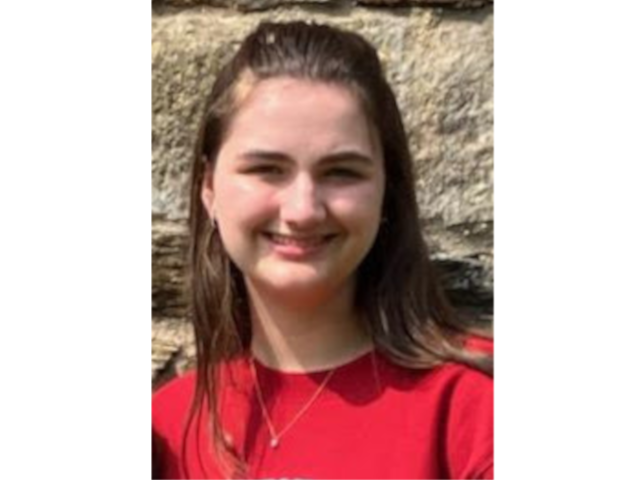
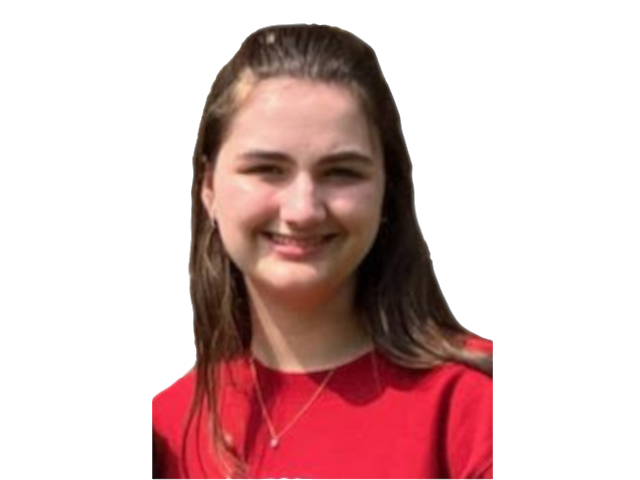
Layer changes from the first 640px x 480px image to the second:
painted on "charlotte.png #1" over [151, 0, 495, 480]
hid "charlotte.png" over [151, 0, 495, 480]
